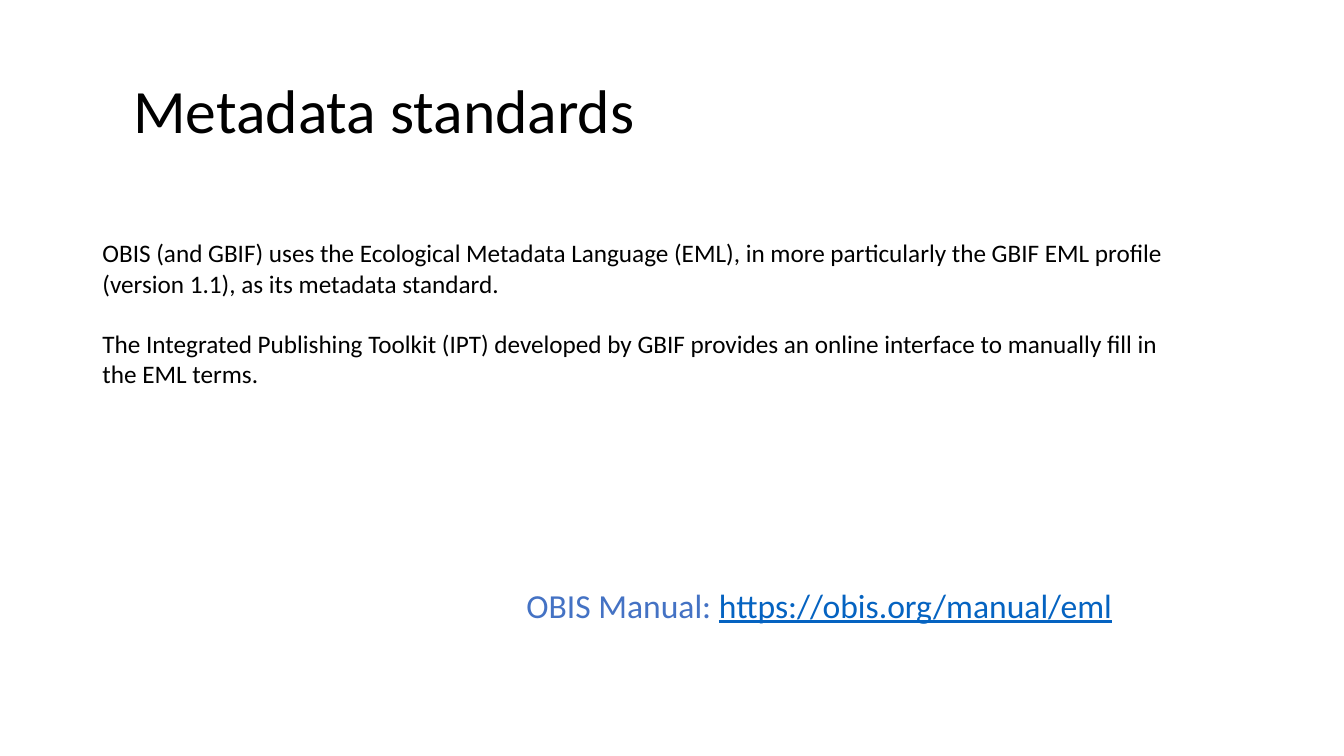
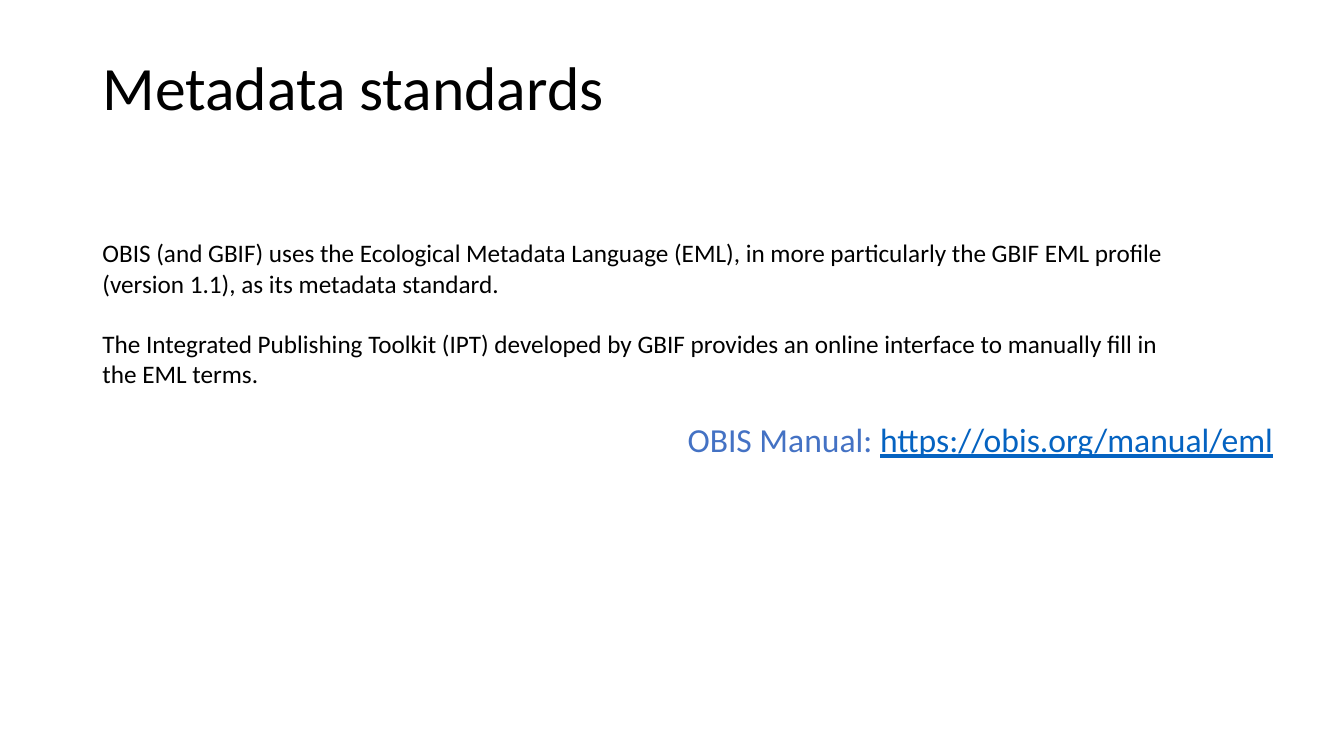
Before and after one commit to ocean-tracking-network/obis-workshop, a slide deck: slide 2 of 04 -EML standards.pptx. Drawn at 1344x756 pixels with LibreOffice and Linux fonts; fonts in the diff are those of the drawing; background and template pictures are left out. Boxes give left, top, right and bottom in pixels: in the first picture for what was removed or moved away, otherwise in the second. Text is boxed around its words. In the diff, an @@ line names an element or a change of style, - is before the commit and + after.

```diff
--- a/04 -EML standards.pptx
+++ b/04 -EML standards.pptx
@@ title "Metadata standards": place and size @@
-title "Metadata standards" at (133, 90, 634, 134)
+title "Metadata standards" at (102, 67, 603, 111)
@@ text "OBIS Manual: https://obis.org/manual/eml": place and size @@
-text "OBIS Manual: https://obis.org/manual/eml" at (526, 594, 1112, 624)
+text "OBIS Manual: https://obis.org/manual/eml" at (688, 428, 1273, 458)
```
Also in this commit, not shown: 3 other slides changed.
